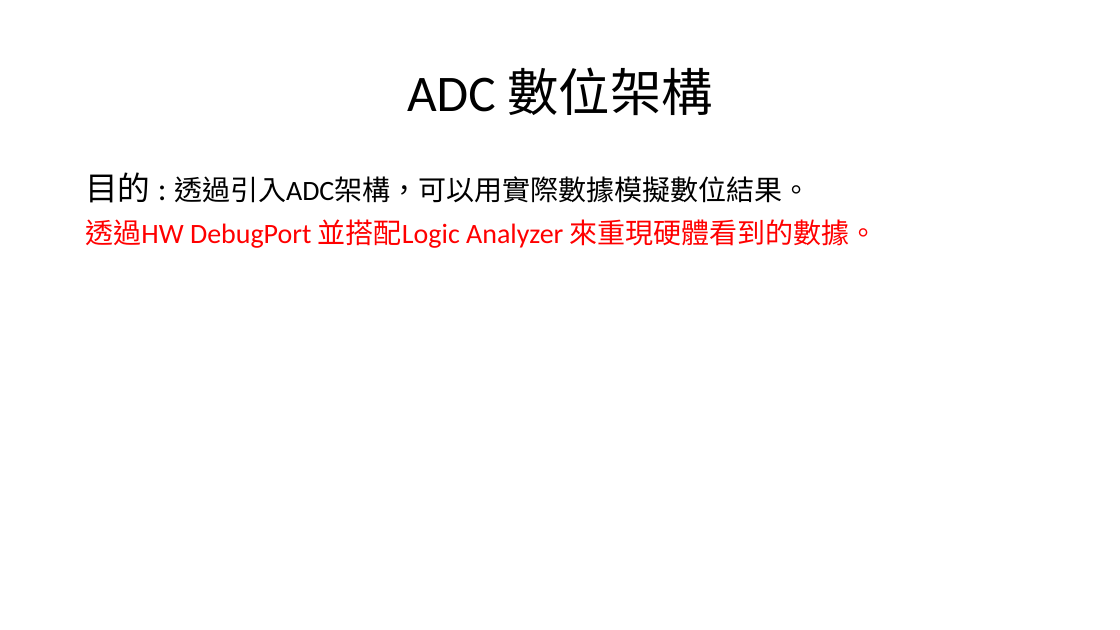
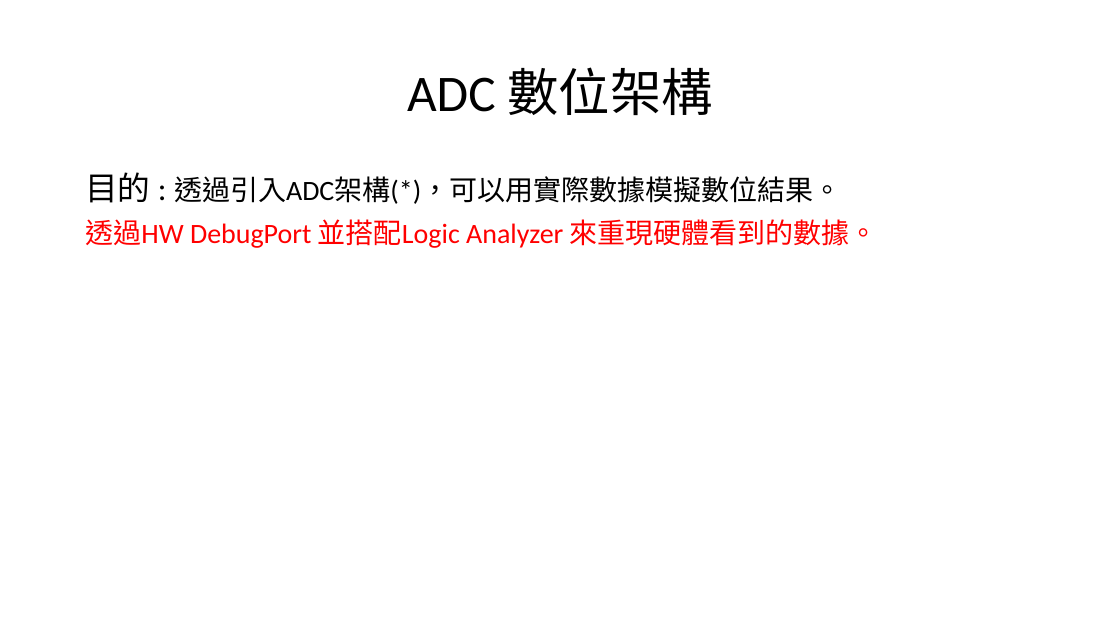
Before and after one commit to a0910281835/Summrary_PDF, a slide deck: slide 5 of Project_Summary_pdf/Project_Summary.pptx (slide 4 before the commit). Drawn at 1120x630 pixels with LibreOffice and Linux fonts; fonts in the diff are those of the drawing. Boxes give left, top, right and bottom in pixels: in the first picture for what was removed or moved away, otherwise in the second. Text is boxed around its words. In the diff, an @@ line names an element or a change of style, - is before the commit and + after.

```diff
--- a/Project_Summary_pdf/Project_Summary.pptx
+++ b/Project_Summary_pdf/Project_Summary.pptx
@@ text at (85, 172, 841, 204): text changed @@
-目的 : 透過引入ADC架構，可以用實際數據模擬數位結果。
+目的 : 透過引入ADC架構(*)，可以用實際數據模擬數位結果。
```
Also in this commit, not shown: 3 other slides changed, 6 slides added, 1 other file.
